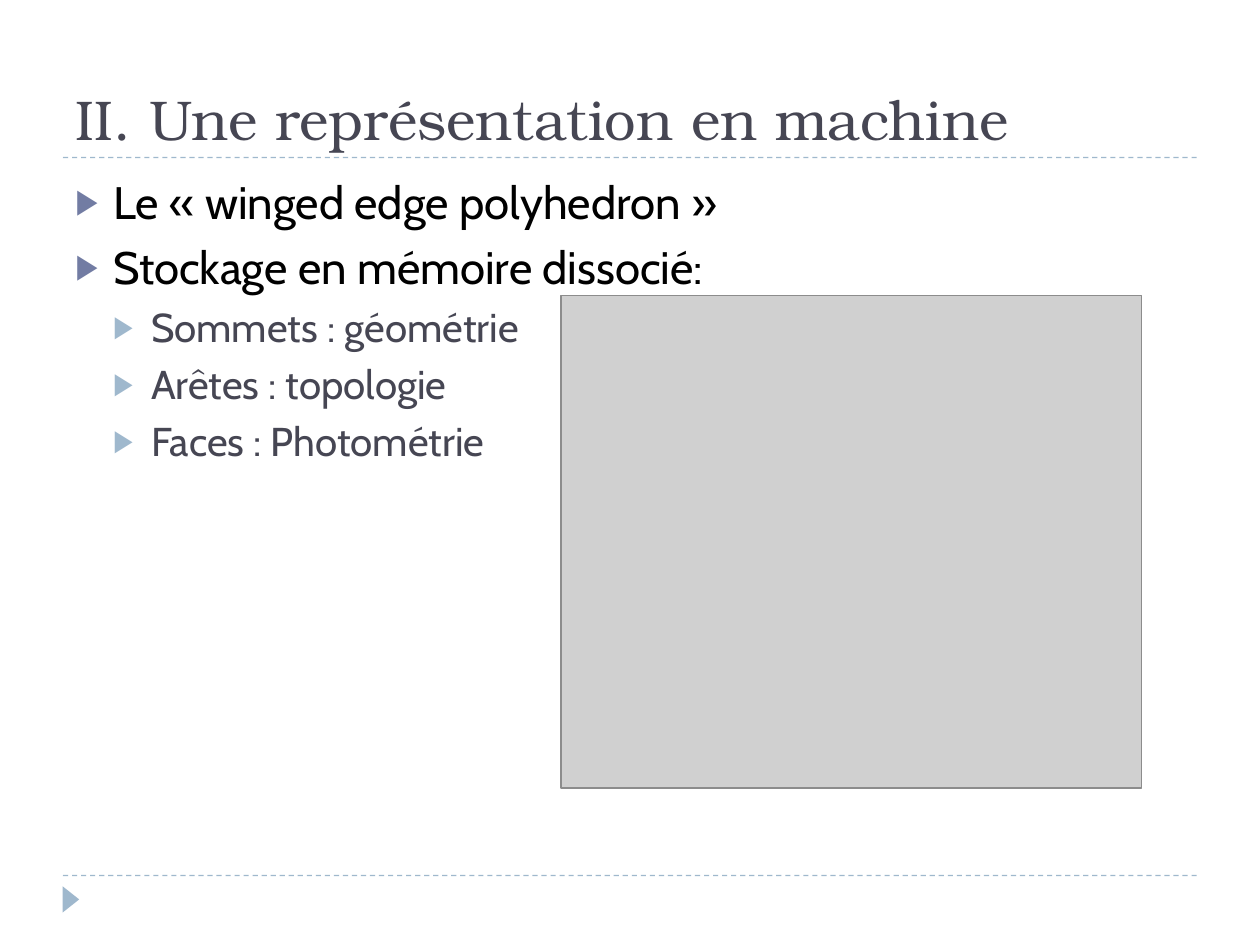
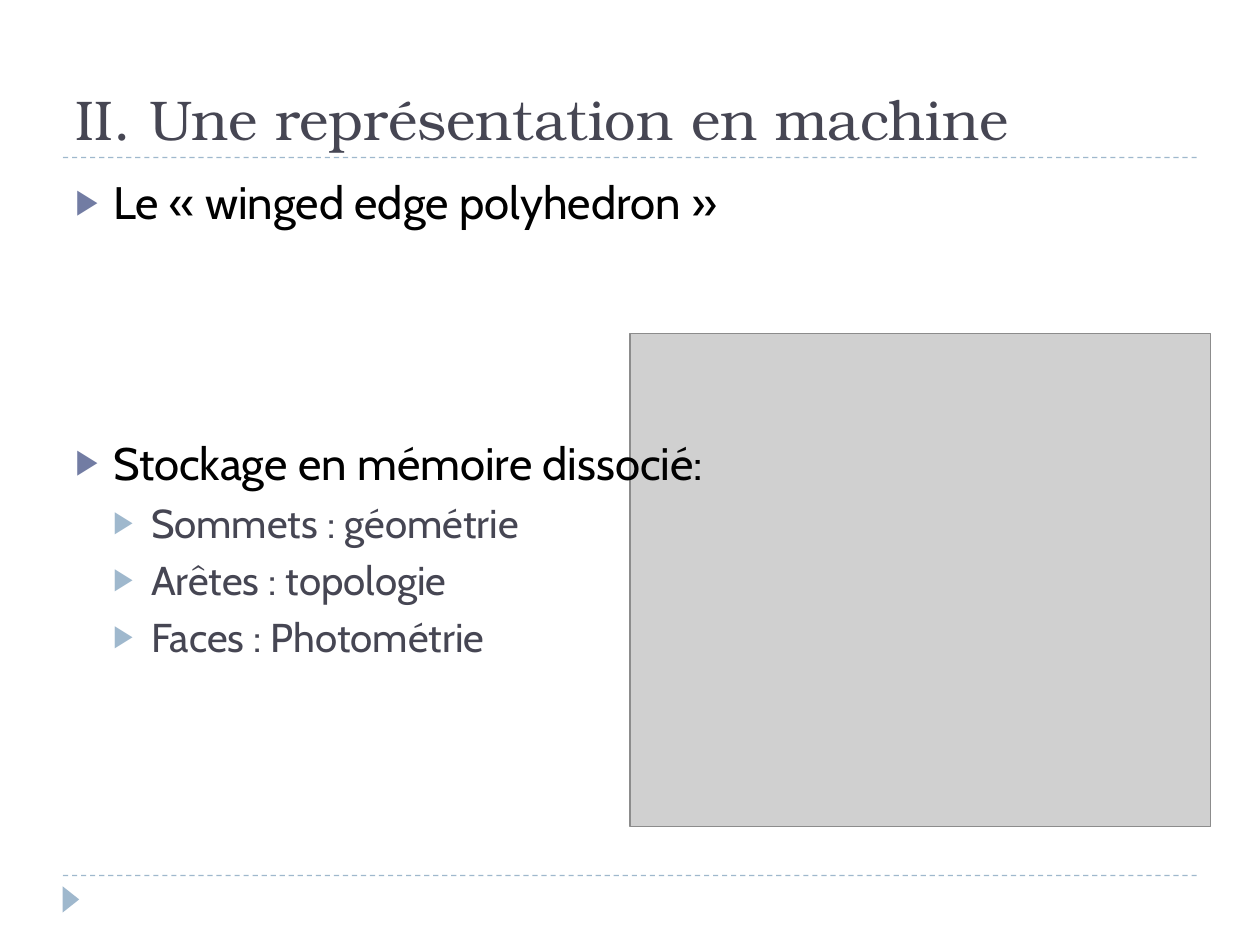
Before and after one commit to Involture/fuuusion, a slide deck: slide 7 of livrables/Oral/Presentation_Tim.pptx. Drawn at 1260x945 pixels with LibreOffice and Linux fonts; fonts in the diff are those of the drawing; grey boxes stand for pictures. Boxes give left, top, right and bottom in pixels: in the first picture for what was removed or moved away, otherwise in the second. Text is boxed around its words. In the diff, an @@ line names an element or a change of style, - is before the commit and + after.

```diff
--- a/livrables/Oral/Presentation_Tim.pptx
+++ b/livrables/Oral/Presentation_Tim.pptx
@@ text "Le « winged edge polyhedron ..." rewrapped from [113,185,703,457] to [113,185,703,653] @@
@@ picture: place and size @@
-picture at [561,295,1142,788]
+picture at [630,334,1211,827]
```
Also in this commit, not shown: 3 other slides changed, 8 other files.
